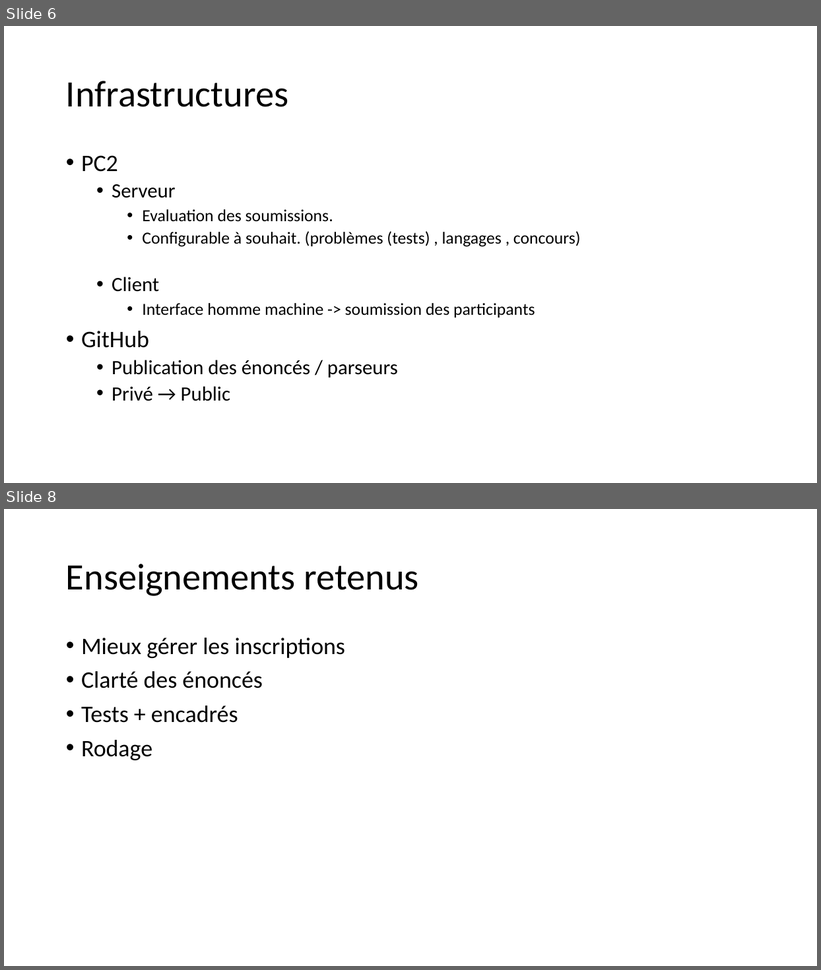
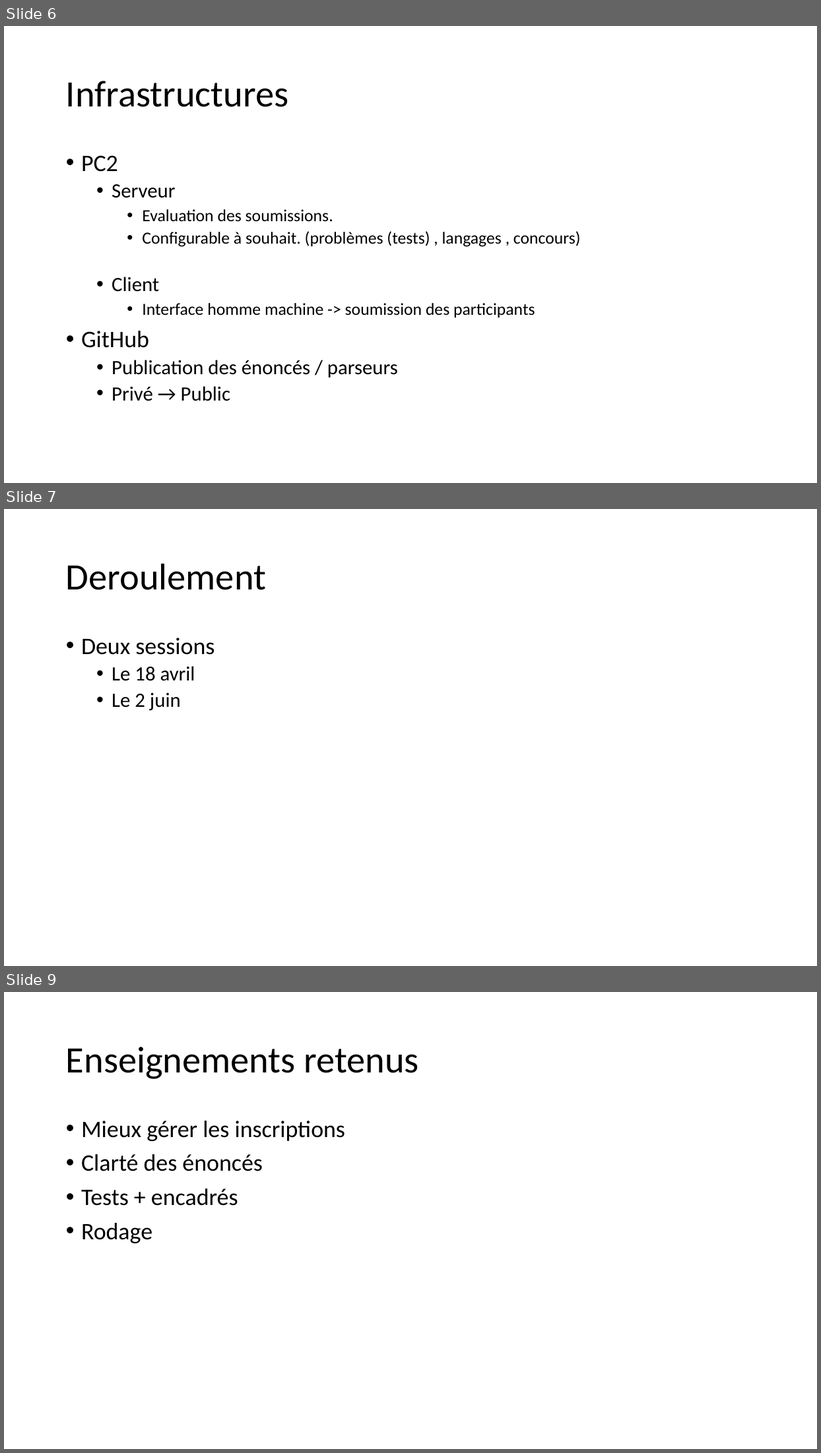
Before and after one commit to GRnice/ConcoursJuin, a slide deck: rapport/presentation.pptx. Shown one above the other, each under a label of ours: slides 6 and 8 before the commit, slides 6, 7 and 9 after it; the slides between them are not shown. The pictures are 821x970 and 821x1453 pixels, drawn with LibreOffice and Linux fonts; fonts in the diff are those of the drawing. Boxes give left, top, right and bottom in pixels: in the first picture for what was removed or moved away, otherwise in the second. Text is boxed around its words. In the diff, an @@ line names an element or a change of style, - is before the commit and + after.

```diff
--- a/rapport/presentation.pptx
+++ b/rapport/presentation.pptx
@@ slide 7 added at (4,509,817,966), background #FFFFFF @@
@@ title added at (66,563,266,590), 44 pt, text #000000 @@
+Deroulement
@@ text added at (81,638,215,711), 24 pt, text #000000 @@
+• Deux sessions
+  • Le 18 avril
+  • Le 2 juin
@@ what was slide 8 is now slide 9 @@
```
Also in this commit, not shown: 5 slides changed, 2 other slides added, 1 other file.
